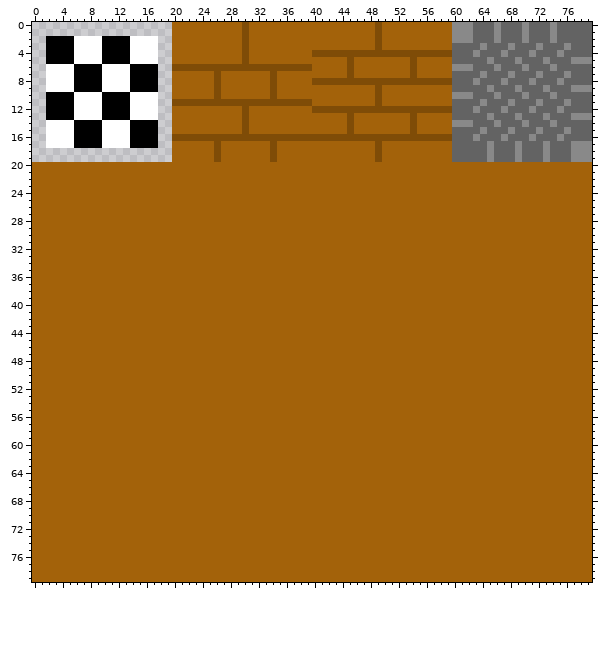
Edited in one commit: sprite sheet (TopDownShooter/tilesets/tileset0/output_tileset.png). The picture above is the old version.
The file is 80x80 pixels.
After the commit:
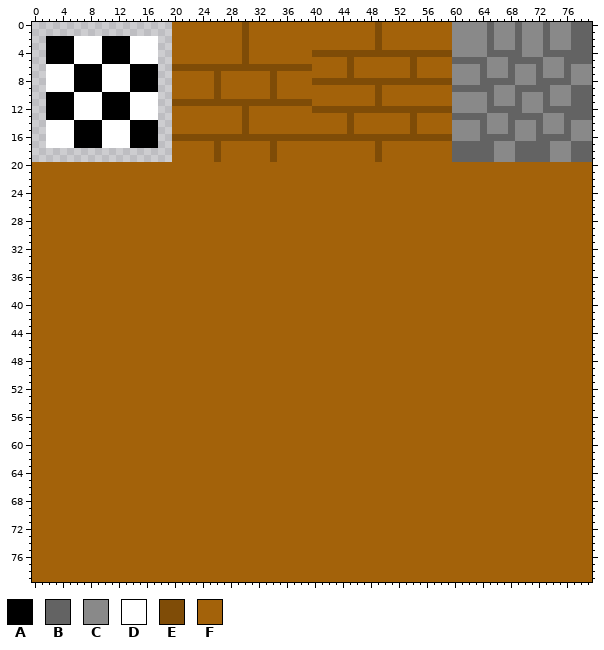
Palette (. is transparent): A #000000  B #636363  C #898989  D #ffffff  E #7f4c07  F #a3620a
What changed:
Colour B replaces colour C in row 4 at x 67 and 75; in row 5 at x 69 and 77 to 79; in row 7 at x 64, 68, 72 and 76; in row 8 at x 67 and 75; in row 9 at x 65, 69, 73 and 77 to 79; in row 12 at x 67 and 75.
Colour B replaces colour C in row 13 at x 69 and 77 to 79; in row 15 at x 64, 68, 72 and 76; in row 16 at x 67 and 75; in rows 17 to 19 at x 65, 69, 73 and 77 to 79.
Colour C replaces colour B in rows 0 to 2 at x 63 to 64, 67 to 68, 71 to 72 and 75 to 76; in row 3 at x 60 to 63, 66 to 67, 70 to 71 and 74 to 75; in row 4 at x 60 to 62, 64, 70 and 72; in row 5 at x 66 to 67 and 74 to 75; in row 6 at x 63, 65, 67, 69, 71, 73, 75 and 77 to 79; in row 7 at x 60 to 63, 65 to 67, 69 to 71, 73 to 75 and 77 to 79.
Colour C replaces colour B in row 8 at x 60 to 62, 69 to 70 and 77 to 79; in row 9 at x 66 to 68 and 74 to 76; in row 10 at x 63 to 64, 67 to 68, 71 to 72 and 75 to 76; in row 11 at x 60 to 63, 66 to 67, 70 to 71 and 74 to 75; in row 12 at x 60 to 62, 64, 70 and 72; in row 13 at x 66 to 67 and 74 to 75.
Colour C replaces colour B in row 14 at x 63, 65, 67, 69, 71, 73, 75 and 77 to 79; in row 15 at x 60 to 63, 65 to 67, 69 to 71, 73 to 75 and 77 to 79; in row 16 at x 60 to 62, 69 to 70 and 77 to 79; in rows 17 to 19 at x 66 to 68 and 74 to 76.
Pixel boxes of the changes (left, top, right, bottom) in both pictures:
changed: (452, 22, 592, 162)
